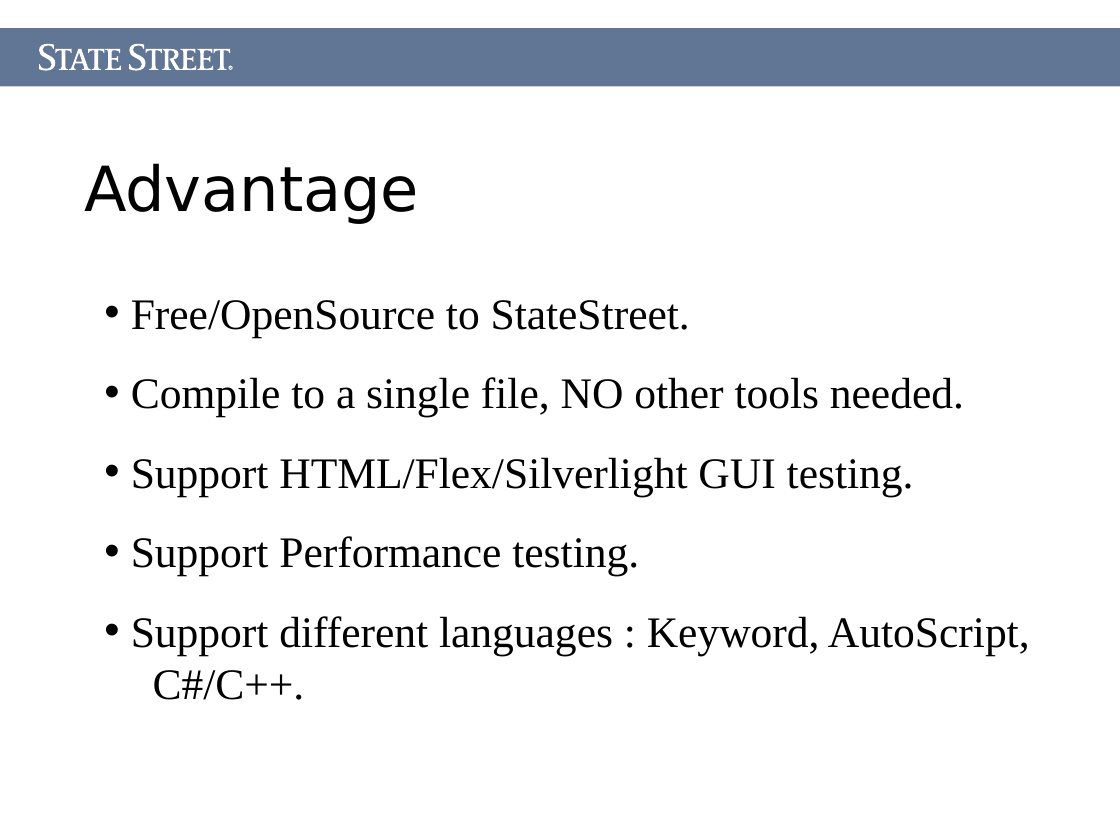
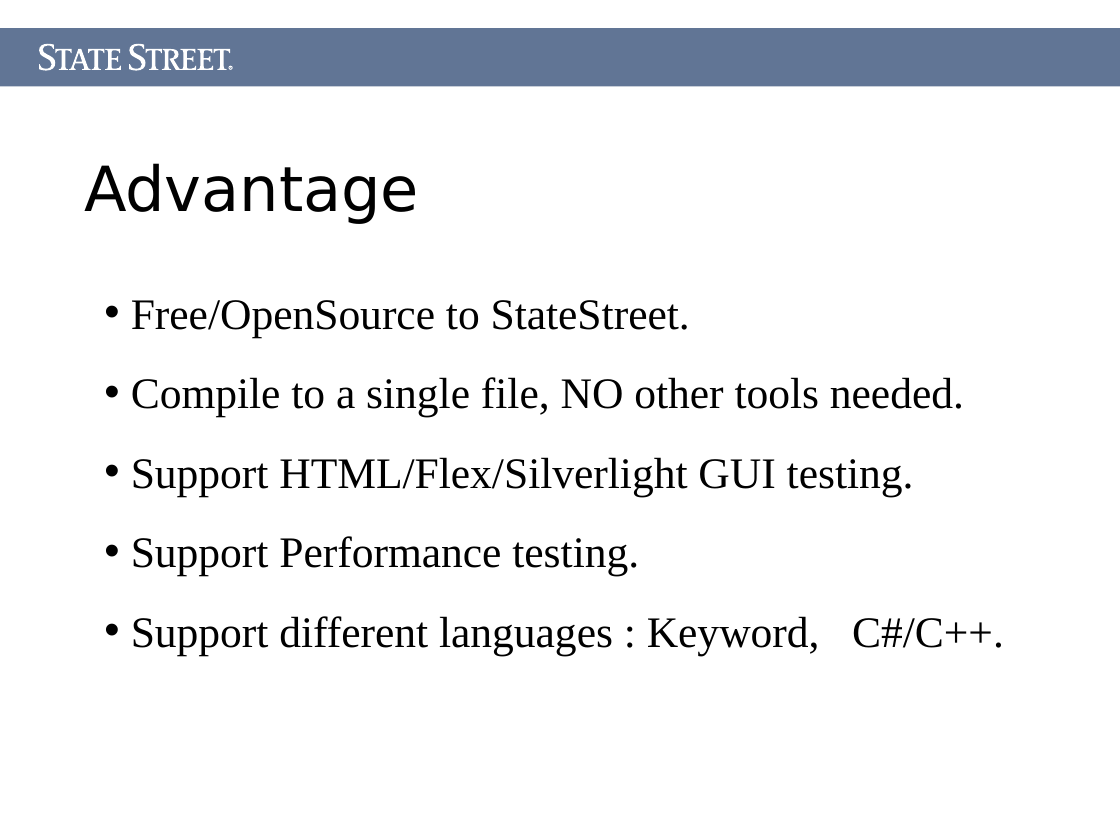
Before and after one commit to Letractively/autotester, a slide deck: slide 4 of Document/AutoTester.ppt. Drawn at 1120x840 pixels with LibreOffice and Linux fonts; fonts in the diff are those of the drawing. Boxes give left, top, right and bottom in pixels: in the first picture for what was removed or moved away, otherwise in the second. Text is boxed around its words. In the diff, an @@ line names an element or a change of style, - is before the commit and + after.

```diff
--- a/Document/AutoTester.ppt
+++ b/Document/AutoTester.ppt
@@ text at bbox=[131, 616, 1004, 655]: text changed @@
-• Support different languages : Keyword, AutoScript, C#/C++.
+• Support different languages : Keyword, C#/C++.
```
Also in this commit, not shown: 3 other slides changed, 2 slides added, 1 slide removed, 4 other files.
